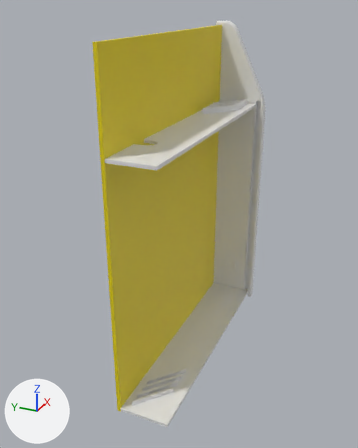
Renders of the Blender file 3d/carter-imperia.blend from each side of a commit.
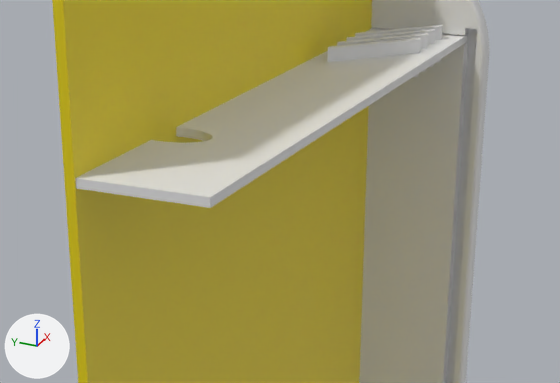
Each version is shown whole from a camera (50 mm lens) standing at (-404.0, -141.0, 345.0) and looking at (6.0, 43.0, 140.0), then close up on the part from 21% to 82% of the width and 20% to 53% of the height. Lighting does not change. The marker at lower left points along +X, +Y and +Z. The last two pictures show the newer version.

Names of what the first close-up shows: 'Cube', 'costa', 'griglia-alta-stampa', 'pannello-dietro'.
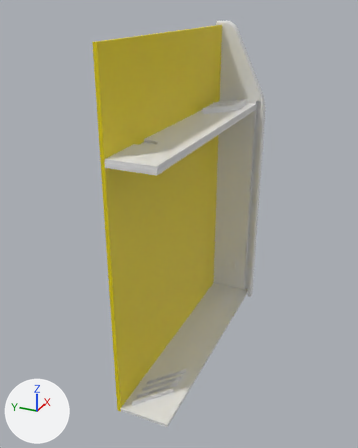
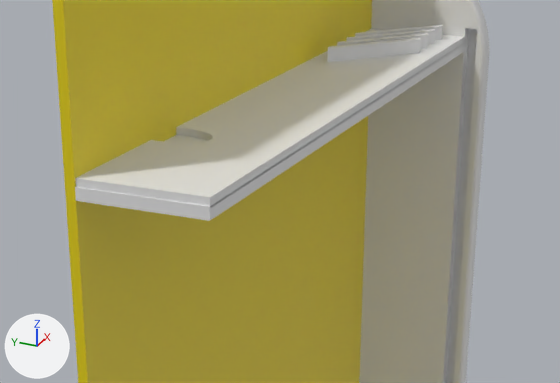
Commit message: Aggiorna modello Blender carter Imperia

Boxes [x1, y1, x2, y2] around the edits, measured in the close-ups (560 x 383 px):
'griglia-alta', shown
    after: [75, 42, 468, 221]

Diff of the bpy script that builds the scene:
```diff
--- a/3d/carter-imperia.blend.py
+++ b/3d/carter-imperia.blend.py
@@ ob_griglia_alta @@
 ob_griglia_alta = bpy.data.objects.new('griglia-alta', me_cube_009)
-ob_griglia_alta.location = (13.5, 28.1, 236.8)
+ob_griglia_alta.location = (13.5, 28.1, 233.8)
 ob_griglia_alta.scale = (124.0, 20.0, 2.0)
-ob_griglia_alta.hide_set(True)
```
